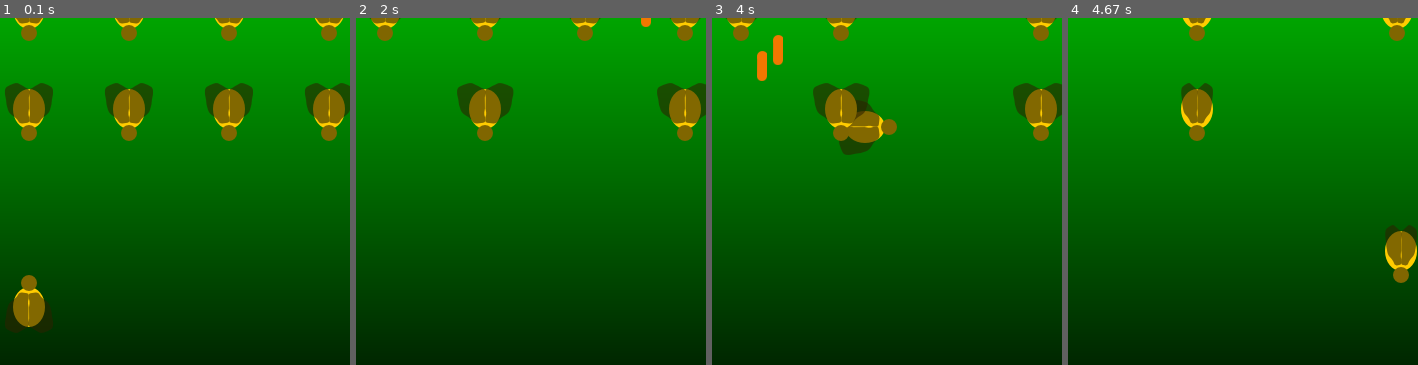
Above: before the commit, frames 1-4 (left to right).
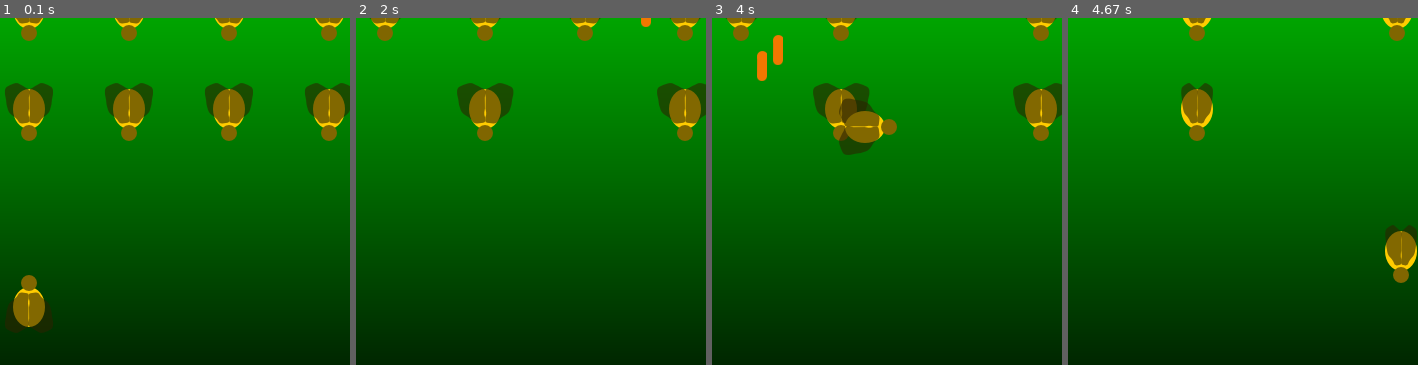
Above: after the commit, the same moments.

Repository: dcbriccetti/python-lessons
Game: pygame game, started from Bee Invaders/bees.py
The game is run twice, just before and just after one commit, with the same random seed, the same clock (stepped at 60 frames per second) and the same inputs.
Inputs:
- Up to frame 1 (0.1 s): no input
- Up to frame 2 (2 s): tap Space at 0.33, 0.73, 1.03, 1.23, 1.57, 1.87 s; hold Right 0.67-1.13 s; hold Up 1.17-1.47 s; hold Right 1.5-1.97 s
- Up to frame 3 (4 s): hold Left 2-2.53 s; tap Space at 2.07, 2.37, 2.63, 2.97, 3.27, 3.4, 3.8 s; hold Down 2.57-2.87 s; hold Left 2.9-3.3 s; hold Up 3.33-3.7 s; hold Right from 3.73 s (still down)
- Up to frame 4 (4.67 s): tap Space at 4.1, 4.47 s; release Right at 4.37 s; hold Down from 4.4 s (still down)
The pictures show only the part of the screen within x 2-52%, y 35-85%; the shares and areas given below are measured in that part.

Frames 1-2 are identical in both runs. In frame 3, 0.3% of the frame differs, in the area x 36-44%, y 23-36%; in frame 4, nothing differs.

Commit message:
Add a monster

Diff:
--- a/Bee Invaders/bees.py
+++ b/Bee Invaders/bees.py
@@ -1,8 +1,10 @@
 from time import time
+from random import randint
 import pygame
 from pygame.locals import *
 from bee import Bee
 from projectile import Projectile
+from monster import Monster
 
 pygame.init()
 screen = pygame.display.set_mode((700, 700), 0)
@@ -19,15 +21,17 @@
 invaders = pygame.sprite.Group()
 projectiles = pygame.sprite.Group()
 
-drawing_group = pygame.sprite.RenderUpdates()
+drawing_group = pygame.sprite.OrderedUpdates()
 player_bee = Bee(10, screen.get_height() - 200)
-drawing_group.add(player_bee)
+
 for x in range(10, screen.get_width(), 100):
     for y in range(10, screen.get_height() - 300, 100):
         auto_bee = Bee(x, y)
         auto_bee.setAngle(180)
         invaders.add(auto_bee)
         drawing_group.add(auto_bee)
+
+drawing_group.add(player_bee)
 
 pygame.display.set_caption('Bee Invaders')
 pygame.mouse.set_visible(0)
@@ -37,16 +41,18 @@
           ( 90,   0,  -90),
           (135, 180, -135))
 
-# game loop
 loop = True
 time_last_fire = 0
 
 while loop:
-    # get input
     for event in pygame.event.get():
         if event.type == QUIT \
             or (event.type == KEYDOWN and event.key == K_ESCAPE):
             loop = False
+
+    if randint(1, 800) == 1:
+        monster = Monster(screen_rect)
+        drawing_group.add(monster)
 
     keystate = pygame.key.get_pressed()
     mods = pygame.key.get_mods()
@@ -68,7 +74,6 @@
     player_bee.setAngle(angles[ydir+1][xdir+1])
     player_bee.rect = player_bee.rect.move((xdir * 8, ydir * 8)).clamp(screen_rect)
 
-    # Detect collisions
     pygame.sprite.groupcollide(projectiles, invaders, True, True)
 
     drawing_group.clear(screen, background)
@@ -76,7 +81,6 @@
     changed_rects = drawing_group.draw(screen)
     pygame.display.update(changed_rects)
 
-    # maintain frame rate
     clock.tick(60)
 
 pygame.quit()
--- /dev/null
+++ b/Bee Invaders/monster.py
@@ -0,0 +1,21 @@
+import pygame
+from util import loadImage
+from random import randint
+
+class Monster(pygame.sprite.Sprite):
+
+    def __init__(self, screen_rect):
+        pygame.sprite.Sprite.__init__(self)
+        self.screen_rect = screen_rect
+        self.image = loadImage('monster.png')
+        self.rect = self.image.get_rect()
+        self.x = 10
+        self.y = randint(0, screen_rect.centery)
+        self.pixels_per_movement = randint(1, 5)
+
+    def update(self):
+        imgRect = self.image.get_rect()
+        self.x += self.pixels_per_movement
+        self.rect = imgRect.move(self.x, self.y)
+        if self.x > self.screen_rect.right:
+            self.kill()
Binary file added: Bee Invaders/media/monster.png
